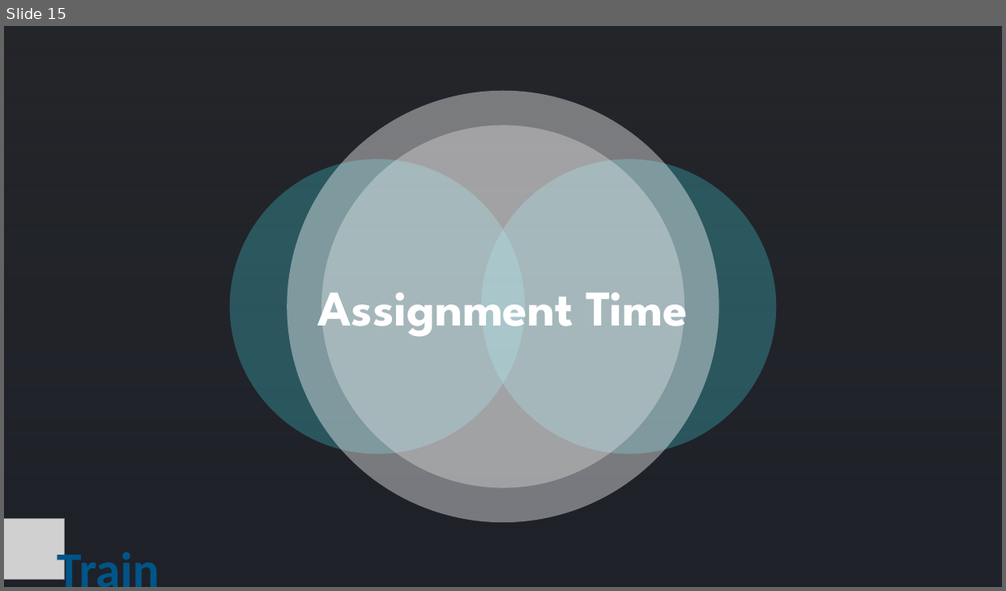
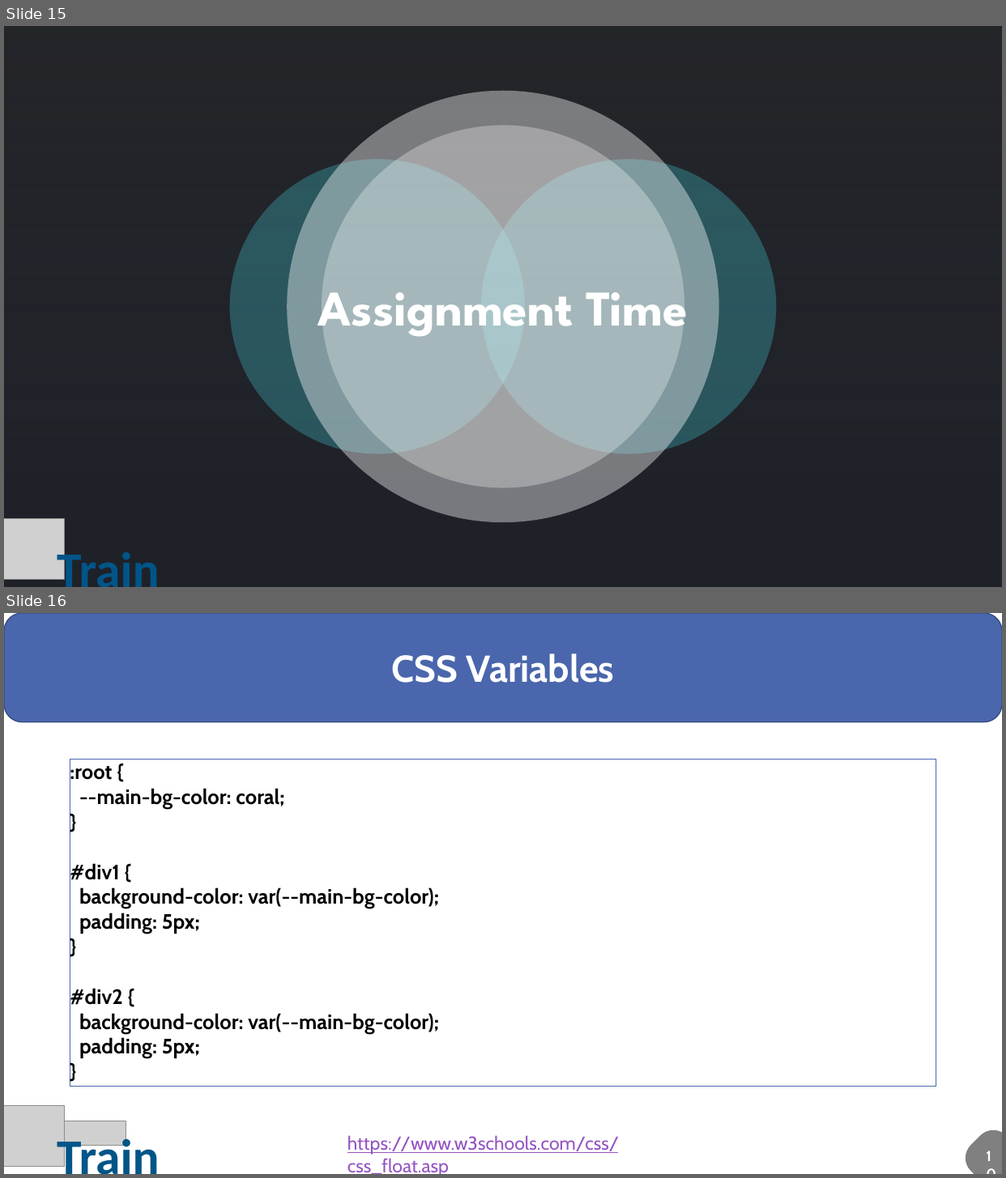
Before and after one commit to sesh86/HTML_CSS, a slide deck: iTrain - CSS.pptx. Shown one above the other, each under a label of ours: slide 15 before the commit, slides 15 and 16 after it. The pictures are 1006x591 and 1006x1178 pixels, drawn with LibreOffice and Linux fonts; fonts in the diff are those of the drawing; grey boxes stand for pictures; background and template pictures are left out; a plain dark background stands for a picture behind light text. Boxes give left, top, right and bottom in pixels: in the first picture for what was removed or moved away, otherwise in the second. Text is boxed around its words. In the diff, an @@ line names an element or a change of style, - is before the commit and + after.

```diff
--- a/iTrain - CSS.pptx
+++ b/iTrain - CSS.pptx
@@ slide 16 added at [4,613,1002,1174], background #FFFFFF @@
@@ rounded rectangle added at [4,613,1002,722], fill #4A66AC, outline #374B7F 1 pt, 36 pt, text #FFFFFF, bold @@
+CSS Variables
@@ rectangle added at [70,759,936,1087], outline #4A66AC 0.75 pt, 20 pt, text #000000, bold @@
+:root {
+--main-bg-color: coral;
+}
+#div1 {
+background-color: var(--main-bg-color);
+padding: 5px;
+}
+#div2 {
+background-color: var(--main-bg-color);
+padding: 5px;
+}
@@ picture added at [4,1106,65,1167] @@
@@ picture added at [42,1122,126,1145] @@
@@ text added at [57,1132,159,1174], 48 pt, text #005588, bold @@
+Train
@@ text added at [347,1135,619,1174], 18 pt, text #9454C3, underline @@
+https://www.w3schools.com/css/css_float.asp
@@ freeform shape added at [958,1123,1002,1174], fill #808080 @@
@@ text added at [978,1144,1002,1169], 14 pt, text #FFFFFF, bold @@
+10
```
Also in this commit, not shown: 1 other slide added, 2 other files.
